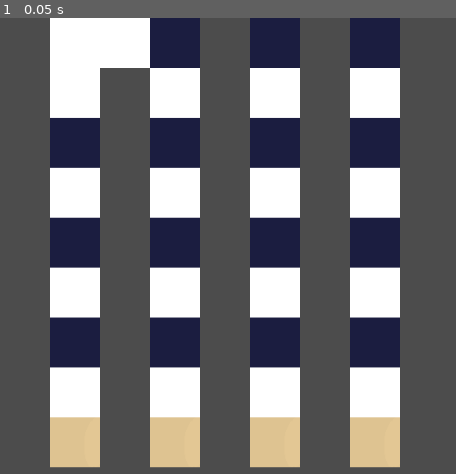
Above: before the commit, frame 1.
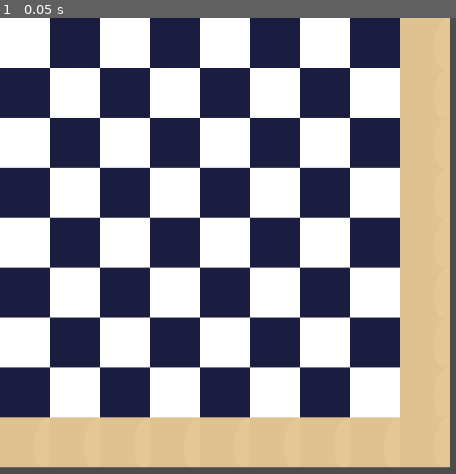
Above: after the commit, the same moment.

Repository: AVespaIsNotAMotorcycle/winter-2020-codefest-submissions-team-cool
Game: Godot game, scene res://chessboard.tscn
The game is run twice, just before and just after one commit, with the same random seed, the same clock (stepped at 60 frames per second) and the same inputs. Before the commit the project has no main scene; this scene is started directly in both runs.
Inputs:
- Up to frame 1 (0.05 s): no input

The runs differ from the first frame. In frame 1, 54% of the frame differs, in the area x 0-99%, y 0-99%.

Commit message:
updated board and added two pieces

Diff:
--- /dev/null
+++ b/laser chess/board.gd
@@ -0,0 +1,12 @@
+extends TileMap
+
+# Declare member variables here. Examples:
+# var a = 2
+# var b = "text"
+
+# Called when the node enters the scene tree for the first time.
+func _ready():
+	pass
+
+# Called every frame. 'delta' is the elapsed time since the previous frame.
+#func _process(delta):
--- /dev/null
+++ b/laser chess/boardPieces.gd
@@ -0,0 +1,13 @@
+extends TileMap
+
+# Declare member variables here. Examples:
+# var a = 2
+# var b = "text"
+
+# Called when the node enters the scene tree for the first time.
+func _ready():
+	pass # Replace with function body.
+
+# Called every frame. 'delta' is the elapsed time since the previous frame.
+#func _process(delta):
+#	pass
--- a/laser chess/chessboard.tscn
+++ b/laser chess/chessboard.tscn
@@ -1,8 +1,9 @@
-[gd_scene load_steps=6 format=2]
+[gd_scene load_steps=7 format=2]
 
 [ext_resource path="res://whitesquare.png" type="Texture" id=1]
 [ext_resource path="res://darksquare.png" type="Texture" id=2]
 [ext_resource path="res://lightsquare.png" type="Texture" id=3]
+[ext_resource path="res://board.gd" type="Script" id=4]
 
 [sub_resource type="ConvexPolygonShape2D" id=1]
 points = PoolVector2Array( 0, 0, 64, 0, 64, 64, 0, 64 )
@@ -47,9 +48,15 @@
 
 [node name="Node2D" type="Node2D"]
 
-[node name="TileMap" type="TileMap" parent="."]
+[node name="boardSquares" type="TileMap" parent="."]
 tile_set = SubResource( 2 )
+format = 1
 tile_data = PoolIntArray( -1, 2, 0, -65536, 2, 0, -65535, 2, 0, -65534, 2, 0, -65533, 2, 0, -65532, 2, 0, -65531, 2, 0, …(1248 unchanged characters)…
+script = ExtResource( 4 )
 __meta__ = {
 "_edit_lock_": true
 }
+
+[node name="boardPieces" type="TileMap" parent="."]
+
+[node name="RigidBody2D" type="RigidBody2D" parent="."]
--- a/laser chess/project.godot
+++ b/laser chess/project.godot
@@ -16,6 +16,7 @@
 [application]
 
 config/name="Laser Chess"
+run/main_scene="res://chessboard.tscn"
 config/icon="res://icon.png"
 
 [rendering]
Binary file added: laser chess/altmirrorfourtyfive.png
Not shown, added: laser chess/altmirrorfourtyfive.png.import
Binary file added: laser chess/mirrorfourtyfive.png
Not shown, added: laser chess/mirrorfourtyfive.png.import
